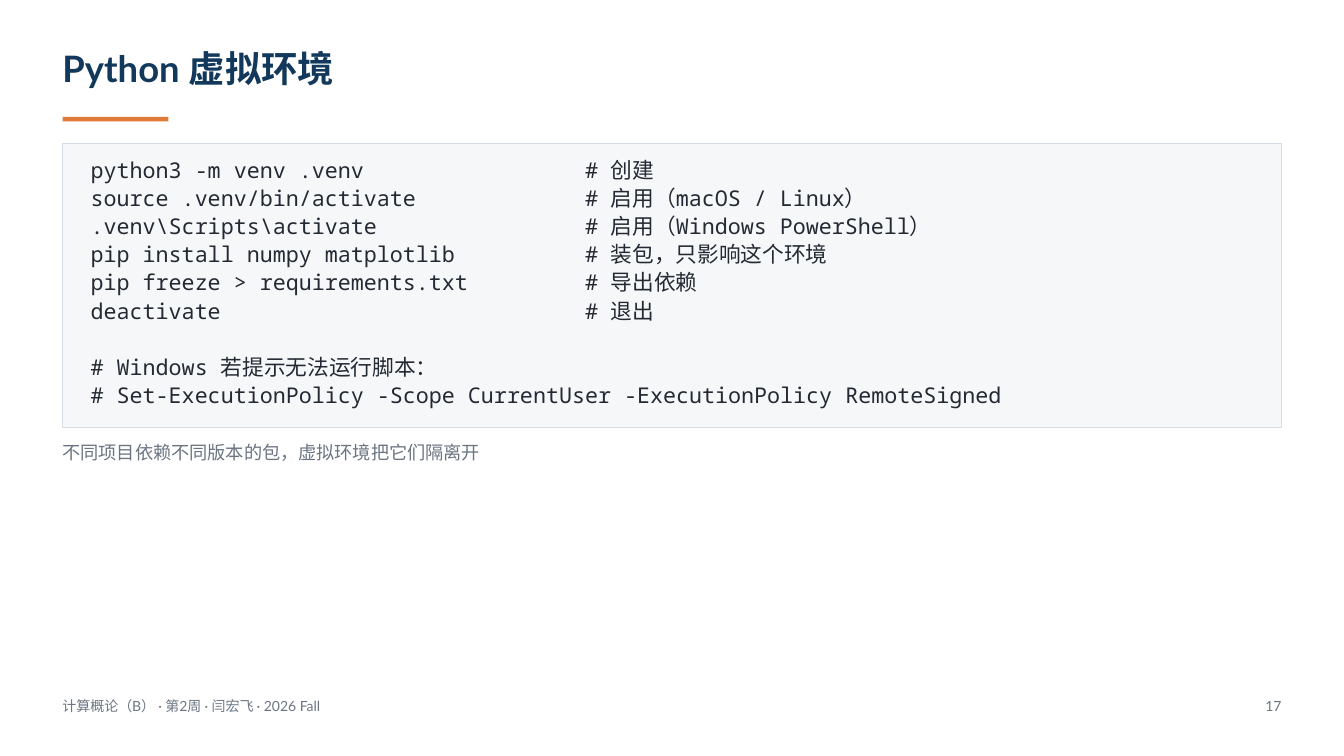
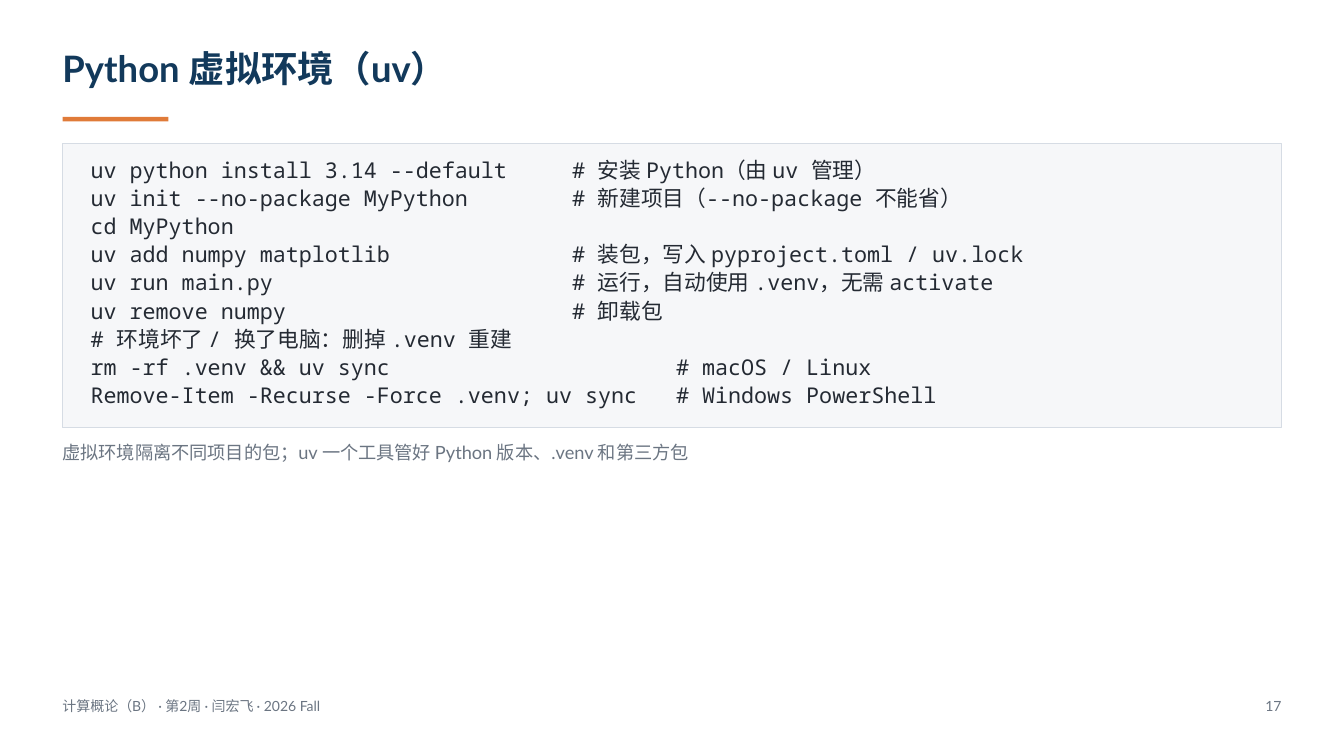
Before and after one commit to GMyhf/2026fall-cs101, a slide deck: slide 17 of courseware/202609_ADS_W02_VM_Shell_DevEnv.pptx. Drawn at 1344x756 pixels with LibreOffice and Linux fonts; fonts in the diff are those of the drawing. Boxes give left, top, right and bottom in pixels: in the first picture for what was removed or moved away, otherwise in the second. Text is boxed around its words. In the diff, an @@ line names an element or a change of style, - is before the commit and + after.

```diff
--- a/courseware/202609_ADS_W02_VM_Shell_DevEnv.pptx
+++ b/courseware/202609_ADS_W02_VM_Shell_DevEnv.pptx
@@ text at bbox=[62, 51, 447, 88]: text changed @@
-Python 虚拟环境
+Python 虚拟环境（uv）
@@ text at bbox=[91, 159, 1023, 409]: text changed @@
-python3 -m venv .venv # 创建
-source .venv/bin/activate # 启用（macOS / Linux）
-.venv\Scripts\activate # 启用（Windows PowerShell）
-pip install numpy matplotlib # 装包，只影响这个环境
-pip freeze > requirements.txt # 导出依赖
-deactivate # 退出
-# Windows 若提示无法运行脚本：
-# Set-ExecutionPolicy -Scope CurrentUser -ExecutionPolicy RemoteSigned
+uv python install 3.14 --default # 安装 Python（由 uv 管理）
+uv init --no-package MyPython # 新建项目（--no-package 不能省）
+cd MyPython
+uv add numpy matplotlib # 装包，写入 pyproject.toml / uv.lock
+uv run main.py # 运行，自动使用 .venv，无需 activate
+uv remove numpy # 卸载包
+# 环境坏了 / 换了电脑：删掉 .venv 重建
+rm -rf .venv && uv sync # macOS / Linux
+Remove-Item -Recurse -Force .venv; uv sync # Windows PowerShell
@@ text at bbox=[62, 443, 689, 462]: text changed @@
-不同项目依赖不同版本的包，虚拟环境把它们隔离开
+虚拟环境隔离不同项目的包；uv 一个工具管好 Python 版本、.venv 和第三方包
```
Also in this commit, not shown: 2 other files.
